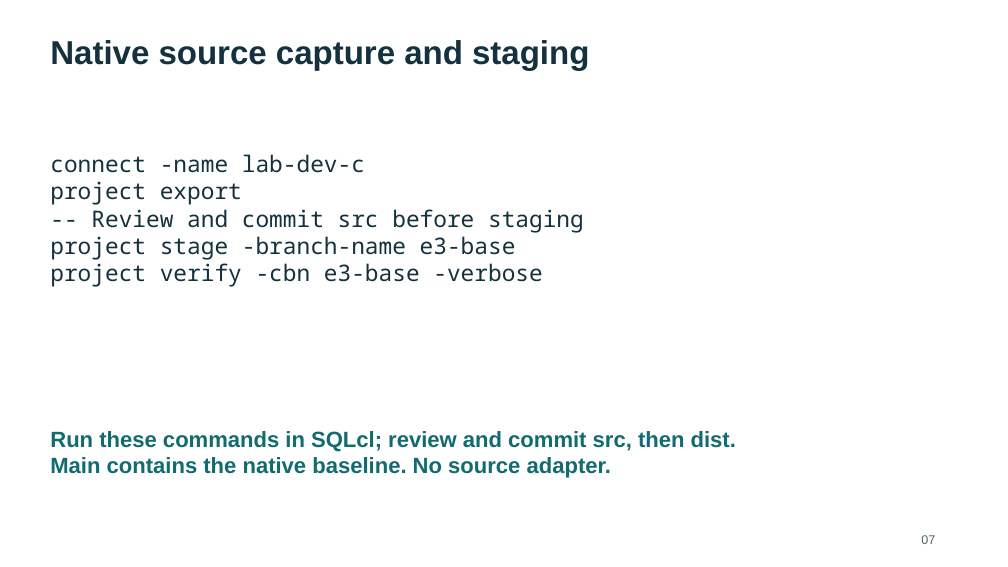
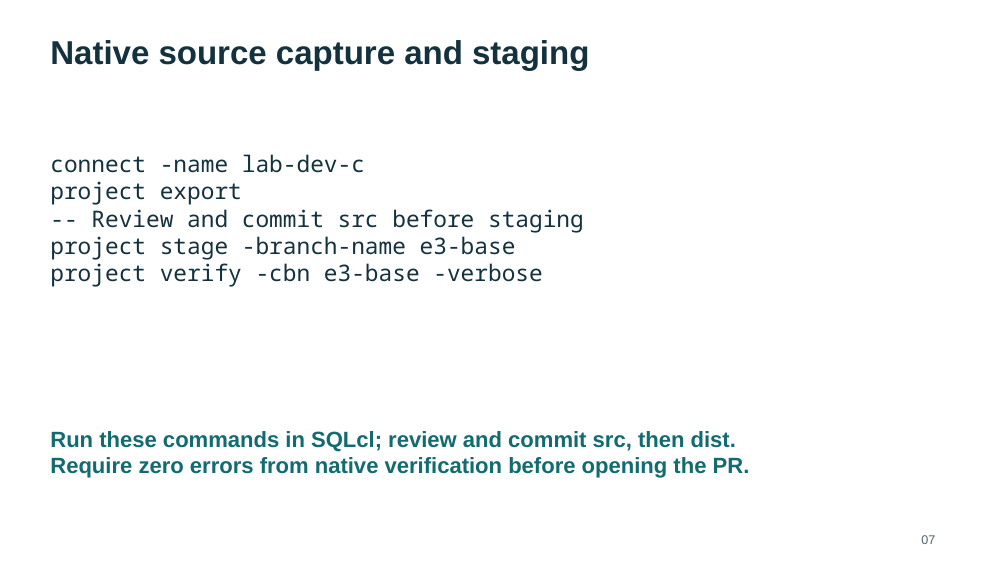
Before and after one commit to rstyczynski/APEX_CICD, a slide deck: slide 7 of progress/E.3/sprint_E.3_increment_demo.pptx. Drawn at 1008x567 pixels with LibreOffice and Linux fonts; fonts in the diff are those of the drawing. Boxes give left, top, right and bottom in pixels: in the first picture for what was removed or moved away, otherwise in the second. Text is boxed around its words. In the diff, an @@ line names an element or a change of style, - is before the commit and + after.

```diff
--- a/progress/E.3/sprint_E.3_increment_demo.pptx
+++ b/progress/E.3/sprint_E.3_increment_demo.pptx
@@ text at bbox=[50, 457, 750, 478]: text changed @@
-Main contains the native baseline. No source adapter.
+Require zero errors from native verification before opening the PR.
```
Also in this commit, not shown: 6 other slides changed, 1 slide removed, 5 other files.
